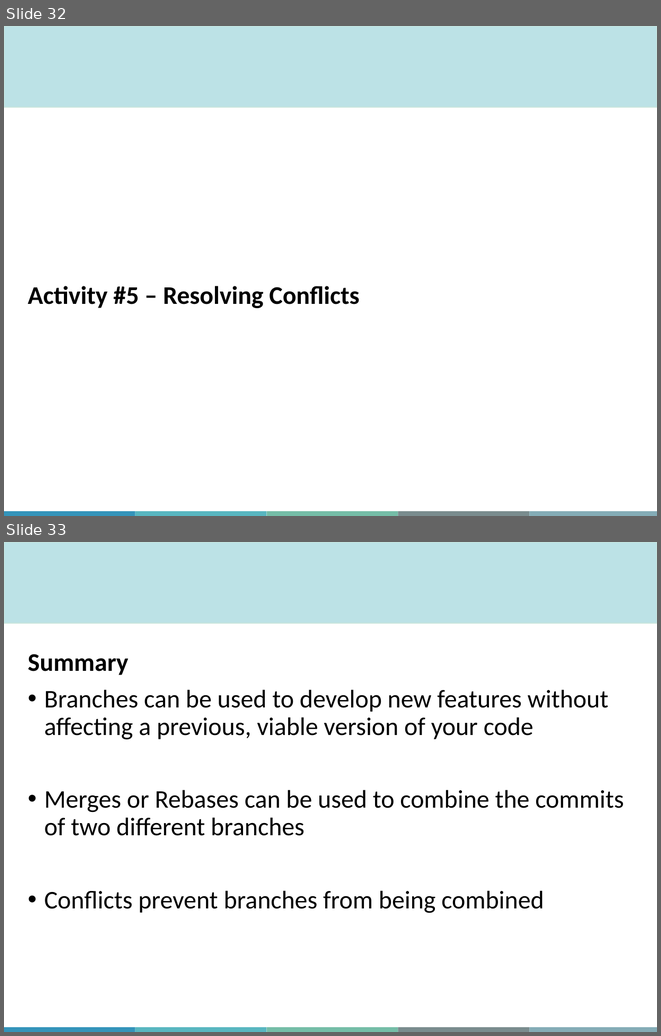
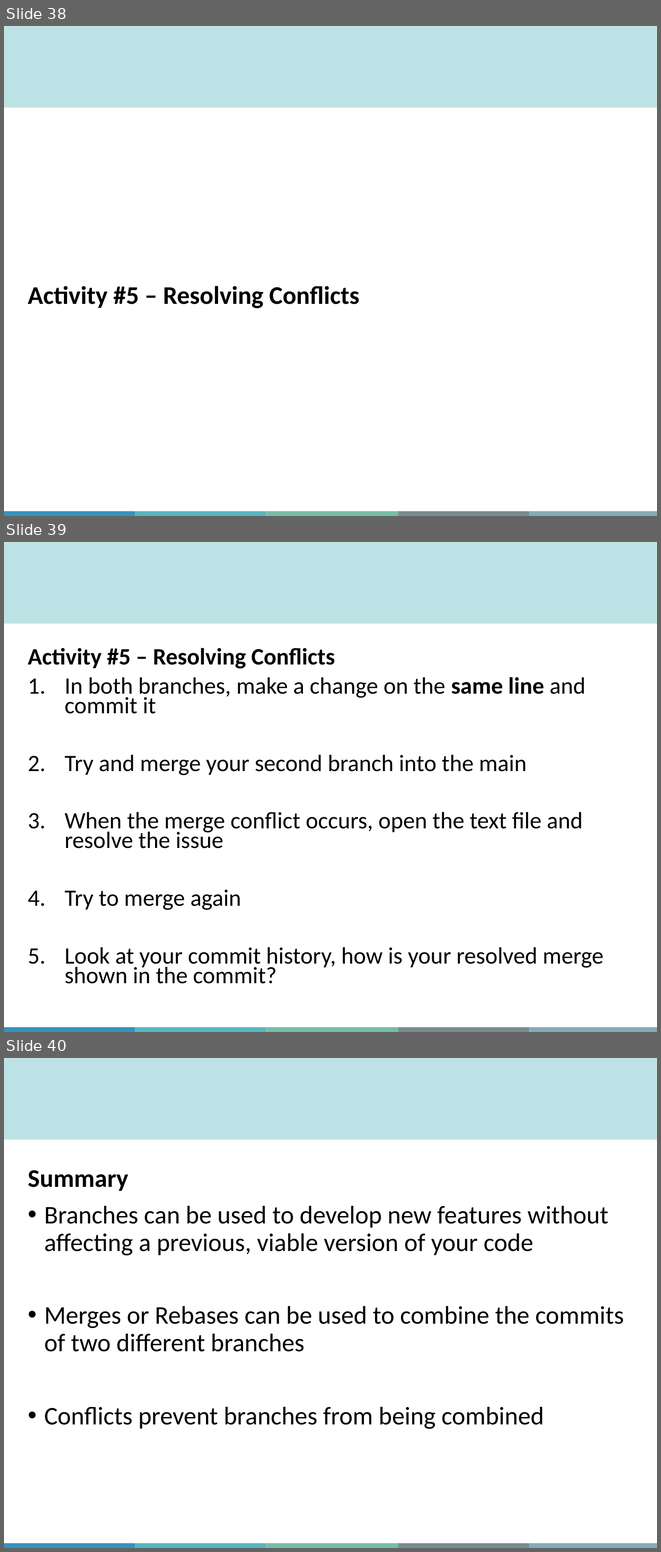
Before and after one commit to aosakwe/MiCM_IntroToGitHub, a slide deck: Slides/MiCM_GitHub_Workshop.pptx. Shown one above the other, each under a label of ours: slides 32 and 33 before the commit, slides 38, 39 and 40 after it. The pictures are 661x1036 and 661x1552 pixels, drawn with LibreOffice and Linux fonts; fonts in the diff are those of the drawing; background and template pictures are left out. Boxes give left, top, right and bottom in pixels: in the first picture for what was removed or moved away, otherwise in the second. Text is boxed around its words. In the diff, an @@ line names an element or a change of style, - is before the commit and + after.

```diff
--- a/Slides/MiCM_GitHub_Workshop.pptx
+++ b/Slides/MiCM_GitHub_Workshop.pptx
@@ slide 39 added at <box>4,542,657,1032</box>, background #FFFFFF; not listed: 6 template elements that a slide beside it also shows @@
@@ text added at <box>28,648,603,983</box>, 25.9 pt, text #000000 @@
+Activity #5 – Resolving Conflicts
+1. In both branches, make a change on the same line and commit it
+2. Try and merge your second branch into the main
+3. When the merge conflict occurs, open the text file and resolve the issue
+4. Try to merge again
+5. Look at your commit history, how is your resolved merge shown in the commit?
@@ what was slide 32 is now slide 38 @@
@@ what was slide 33 is now slide 40 @@
```
Also in this commit, not shown: 1 slide changed, 10 other slides added, 1 other file.
